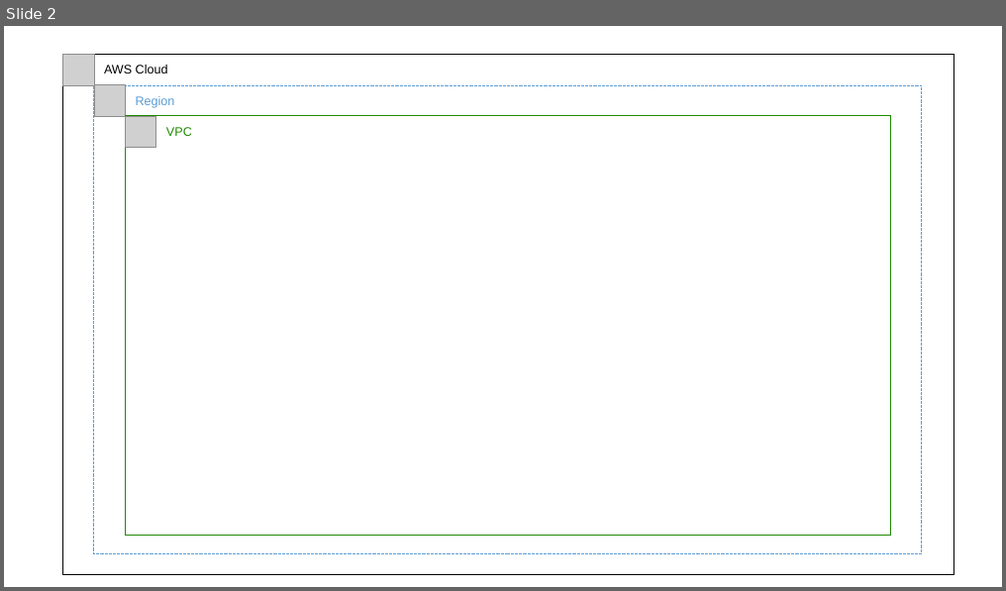
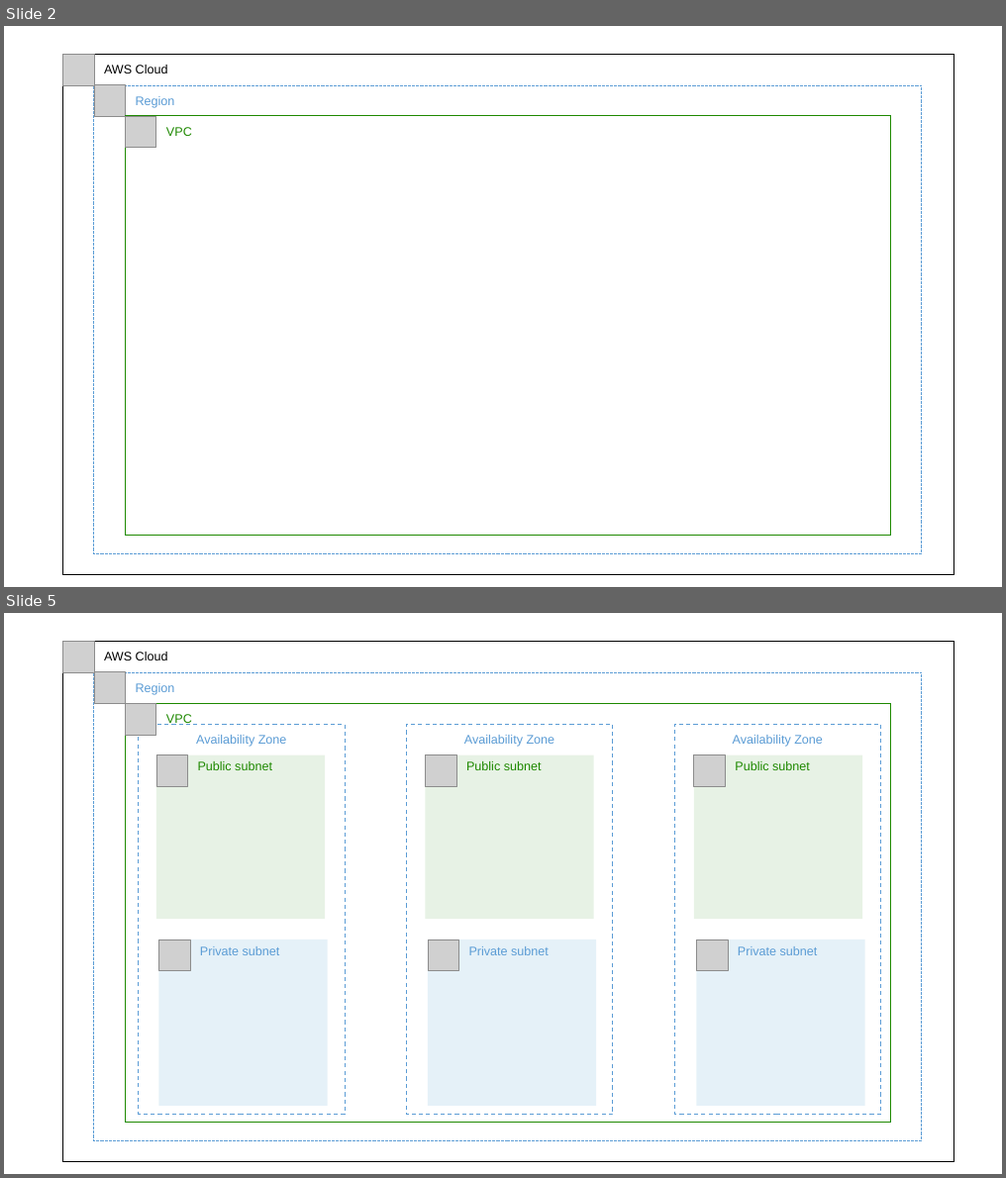
Before and after one commit to nand0l/study, a slide deck: Presentatie1.pptx. Shown one above the other, each under a label of ours: slide 2 before the commit, slides 2 and 5 after it; the slides between them are not shown. The pictures are 1006x591 and 1006x1178 pixels, drawn with LibreOffice and Linux fonts; fonts in the diff are those of the drawing; grey boxes stand for pictures. Boxes give left, top, right and bottom in pixels: in the first picture for what was removed or moved away, otherwise in the second. Text is boxed around its words. In the diff, an @@ line names an element or a change of style, - is before the commit and + after.

```diff
--- a/Presentatie1.pptx
+++ b/Presentatie1.pptx
@@ slide 5 added at bbox=[4, 613, 1002, 1174], background #FFFFFF @@
@@ rectangle added at bbox=[63, 642, 954, 1161], outline #000000 1 pt, 12 pt, text #000000 @@
+AWS Cloud
@@ picture added at bbox=[63, 642, 94, 672] @@
@@ rectangle added at bbox=[94, 672, 922, 1141], outline #5B9CD5 1 pt dashed, 12 pt, text #5B9CD5 @@
+Region
@@ picture added at bbox=[94, 672, 126, 703] @@
@@ rectangle added at bbox=[126, 703, 891, 1123], outline #1E8900 1 pt, 12 pt, text #1E8900 @@
+VPC
@@ picture added at bbox=[126, 703, 156, 735] @@
@@ rectangle added at bbox=[138, 724, 345, 1115], outline #5B9CD5 1 pt dashed, 12 pt, text #5B9CD5 @@
+Availability Zone
@@ rectangle added at bbox=[407, 725, 614, 1115], outline #5B9CD5 1 pt dashed, 12 pt, text #5B9CD5 @@
+Availability Zone
@@ rectangle added at bbox=[675, 724, 881, 1115], outline #5B9CD5 1 pt dashed, 12 pt, text #5B9CD5 @@
+Availability Zone
@@ rectangle added at bbox=[156, 756, 325, 919], fill #1D8900 at 10% opacity, 12 pt, text #1E8900 @@
+Public subnet
@@ picture added at bbox=[156, 756, 188, 786] @@
@@ rectangle added at bbox=[426, 756, 594, 919], fill #1D8900 at 10% opacity, 12 pt, text #1E8900 @@
+Public subnet
@@ picture added at bbox=[426, 756, 456, 786] @@
@@ rectangle added at bbox=[694, 756, 862, 919], fill #1D8900 at 10% opacity, 12 pt, text #1E8900 @@
+Public subnet
@@ picture added at bbox=[694, 756, 726, 786] @@
@@ rectangle added at bbox=[159, 940, 328, 1106], fill #007CBC at 10% opacity, 12 pt, text #5B9CD5 @@
+Private subnet
@@ picture added at bbox=[159, 940, 190, 970] @@
@@ rectangle added at bbox=[428, 940, 596, 1106], fill #007CBC at 10% opacity, 12 pt, text #5B9CD5 @@
+Private subnet
@@ picture added at bbox=[429, 940, 460, 970] @@
@@ rectangle added at bbox=[696, 940, 865, 1106], fill #007CBC at 10% opacity, 12 pt, text #5B9CD5 @@
+Private subnet
@@ picture added at bbox=[697, 940, 729, 970] @@
```
Also in this commit, not shown: 2 slides changed, 1 other slide added, 2 other files.
